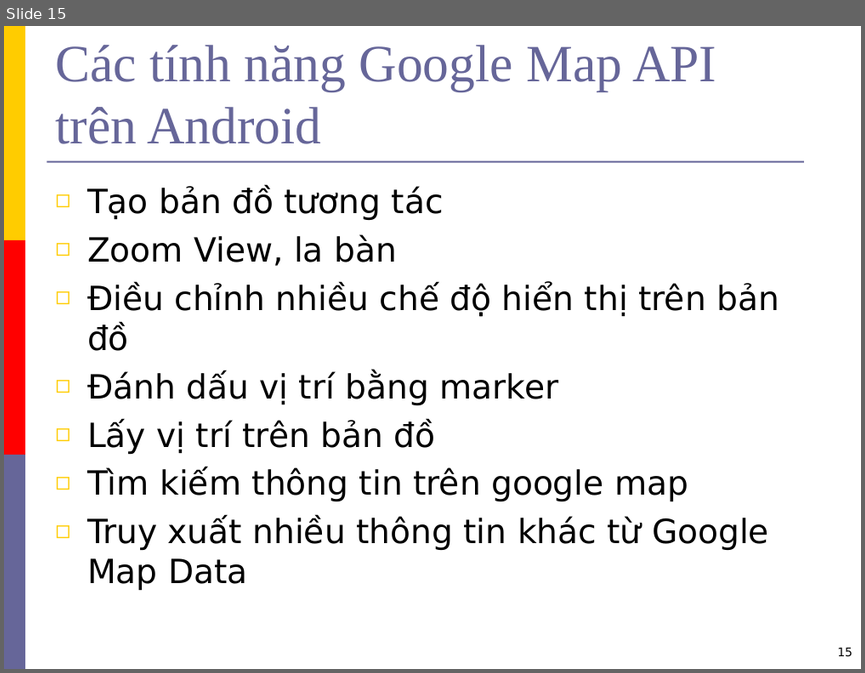
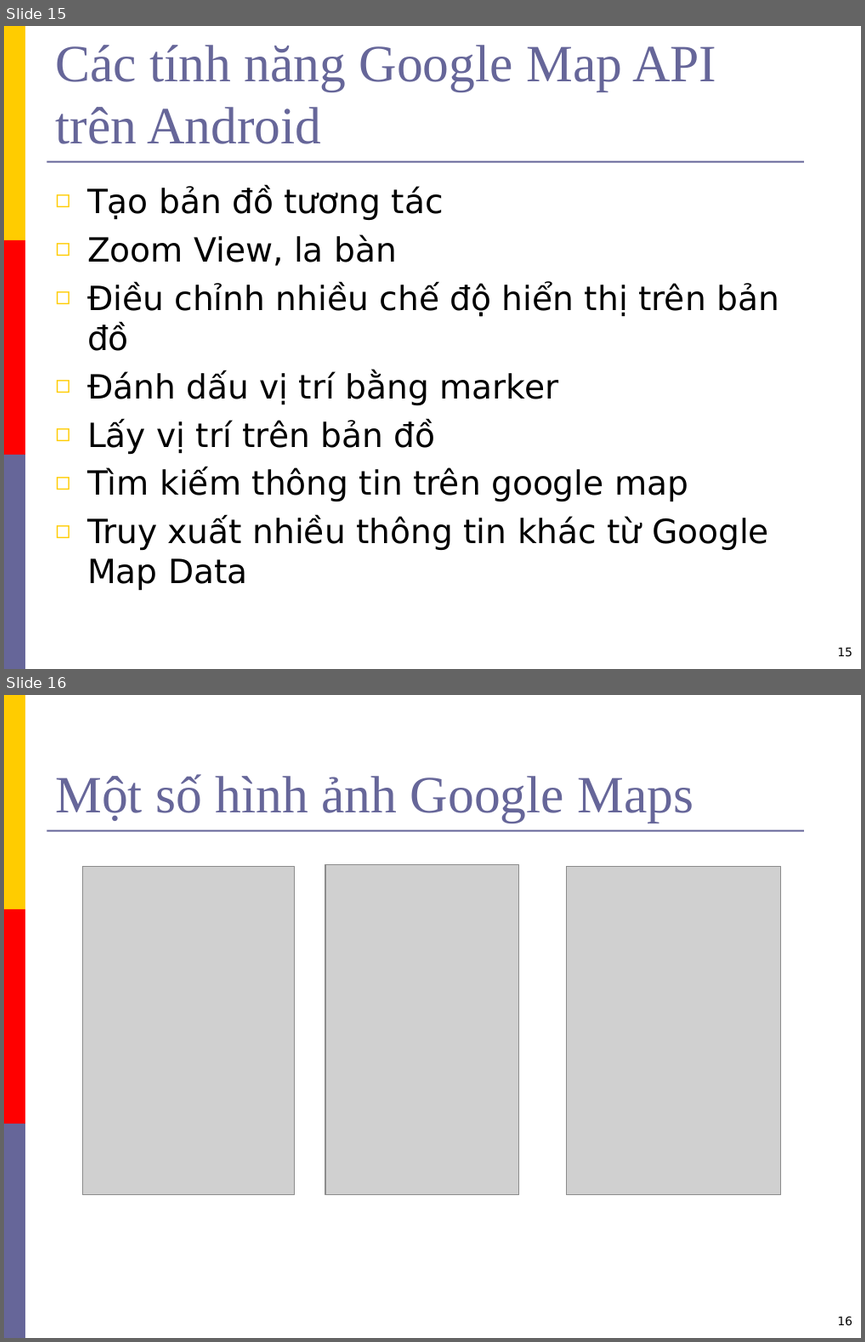
Before and after one commit to hungdien/google-map-api-and-map-on-android, a slide deck: Reports/Presentation.ppt. Shown one above the other, each under a label of ours: slide 15 before the commit, slides 15 and 16 after it. The pictures are 865x673 and 865x1342 pixels, drawn with LibreOffice and Linux fonts; fonts in the diff are those of the drawing; grey boxes stand for pictures; background and template pictures are left out. Boxes give left, top, right and bottom in pixels: in the first picture for what was removed or moved away, otherwise in the second. Text is boxed around its words. In the diff, an @@ line names an element or a change of style, - is before the commit and + after.

```diff
--- a/Reports/Presentation.ppt
+++ b/Reports/Presentation.ppt
@@ slide 16 added at <box>4,695,861,1338</box>, background #FFFFFF; not listed: 4 template elements that a slide beside it also shows @@
@@ title added at <box>55,774,693,823</box>, 44 pt, text #666699 @@
+Một số hình ảnh Google Maps
@@ picture added at <box>83,867,295,1195</box> @@
@@ picture added at <box>325,865,519,1196</box> @@
@@ picture added at <box>566,867,780,1195</box> @@
@@ page number added at <box>837,1315,852,1326</box>, 10 pt, text #000000 @@
+16
```
Also in this commit, not shown: 3 slides changed, 8 other slides added, 4 slides removed.
